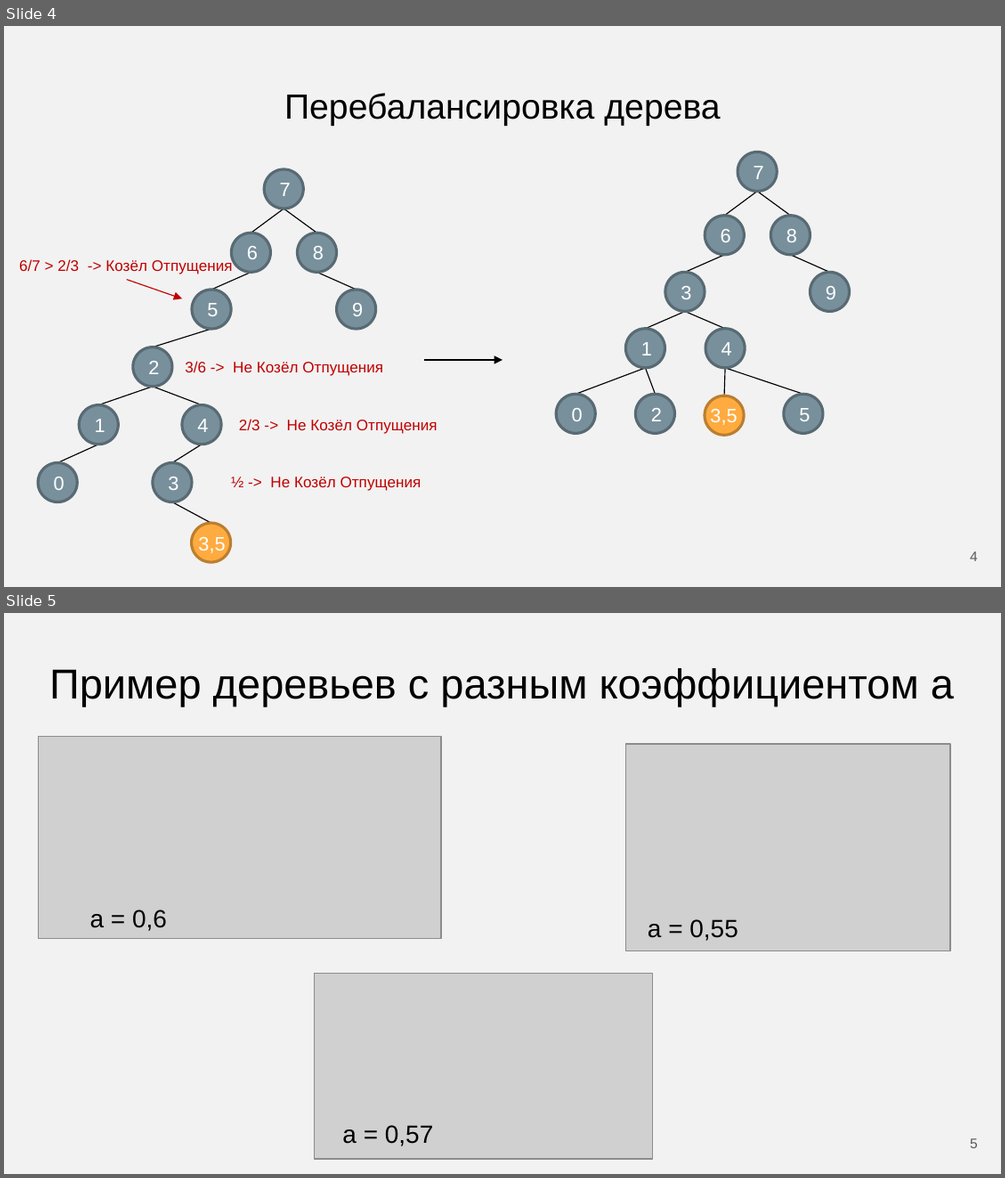
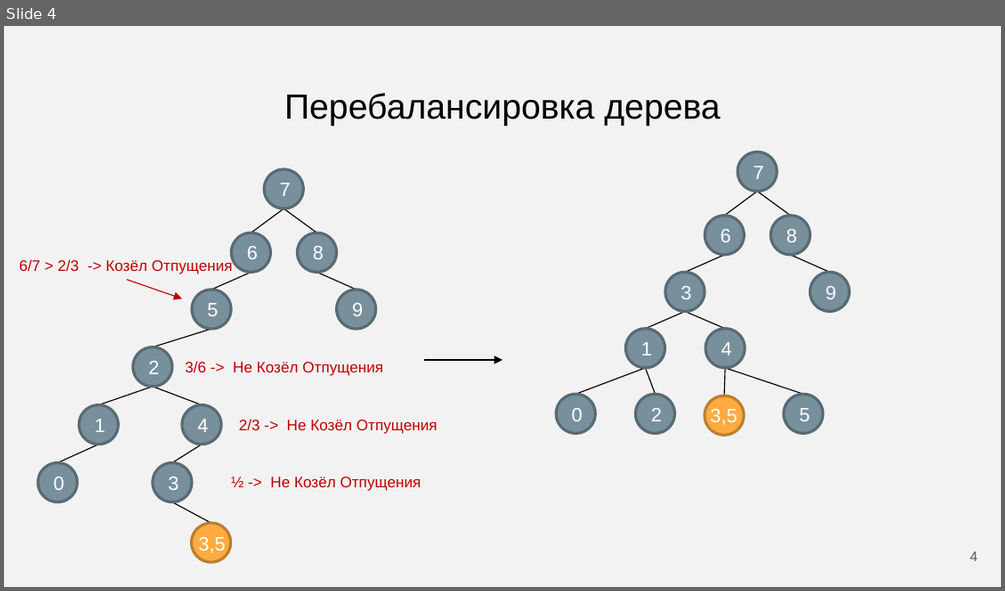
Before and after one commit to Flnchkv/ScapeGoat_Three, a slide deck: ScapeGoat Three.pptx. Shown one above the other, each under a label of ours: slides 4 and 5 before the commit, slide 4 after it. The pictures are 1005x1178 and 1005x591 pixels, drawn with LibreOffice and Linux fonts; fonts in the diff are those of the drawing; grey boxes stand for pictures. Boxes give left, top, right and bottom in pixels: in the first picture for what was removed or moved away, otherwise in the second. Text is boxed around its words. In the diff, an @@ line names an element or a change of style, - is before the commit and + after.

```diff
--- a/ScapeGoat Three.pptx
+++ b/ScapeGoat Three.pptx
@@ slide 5 removed at bbox=[4, 613, 1001, 1174], background #F2F2F2 @@
@@ title removed at bbox=[49, 668, 954, 706] @@
-Пример деревьев с разным коэффициентом a
@@ picture removed at bbox=[38, 737, 441, 939] @@
@@ picture removed at bbox=[626, 744, 950, 950] @@
@@ text removed at bbox=[90, 909, 167, 931] @@
-a = 0,6
@@ text removed at bbox=[647, 919, 737, 941] @@
-a = 0,55
@@ picture removed at bbox=[314, 973, 652, 1159] @@
@@ text removed at bbox=[342, 1125, 433, 1146] @@
-a = 0,57
@@ page number removed at bbox=[970, 1138, 978, 1148] @@
-5
```
Also in this commit, not shown: 3 slides changed, 3 slides added.
